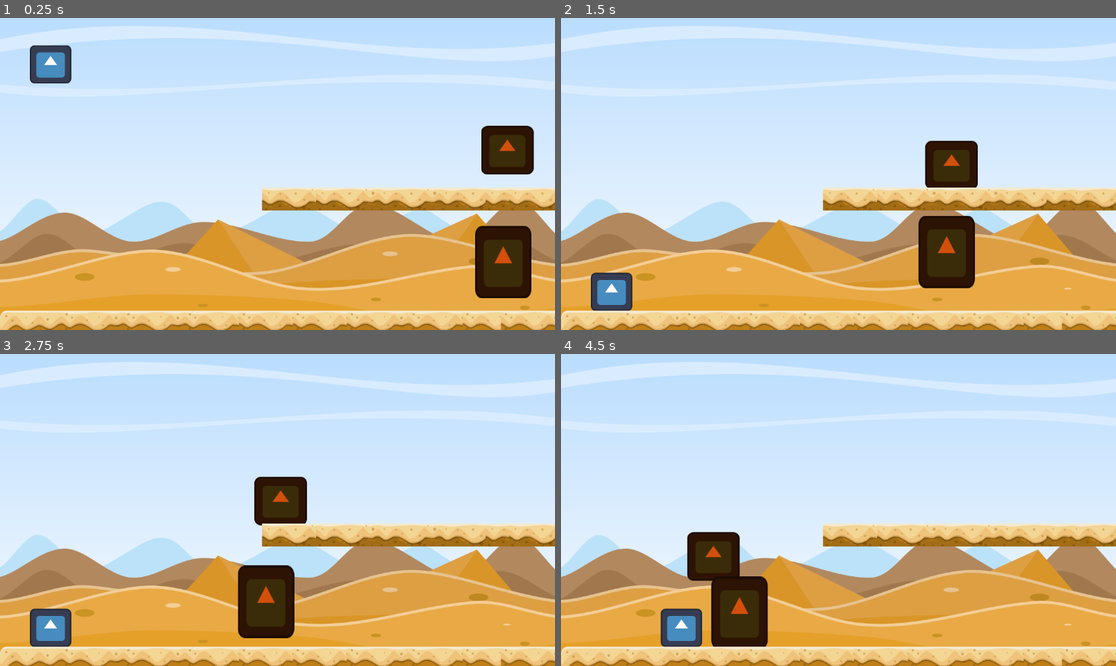
Above: before the commit, frames 1-4 (two rows, left to right).
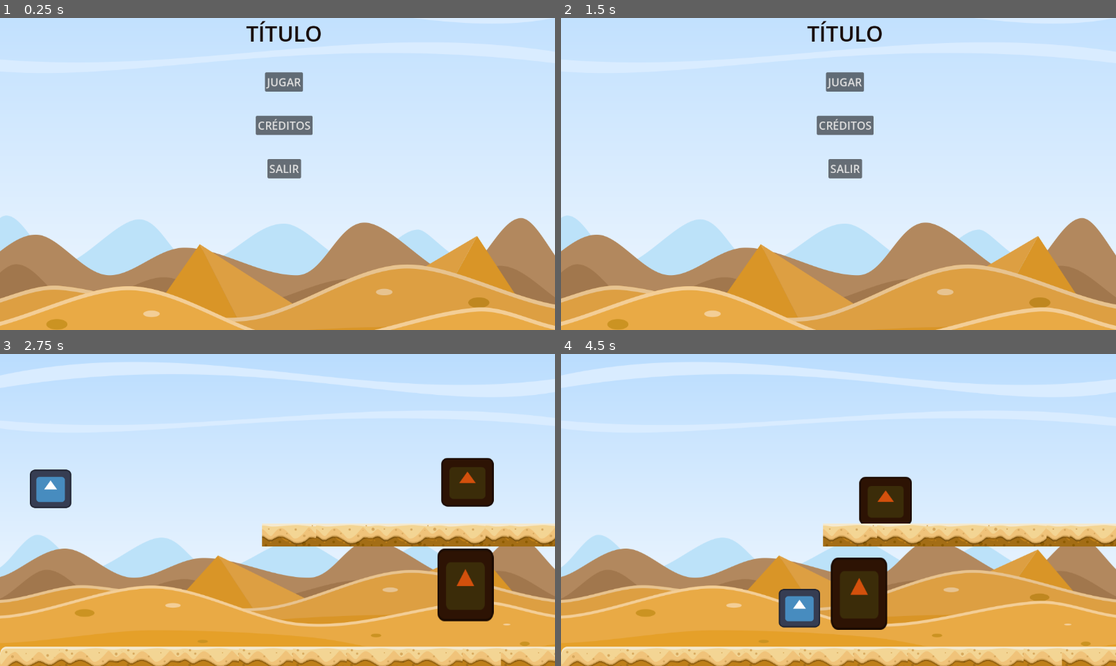
Above: after the commit, the same moments.

Repository: J0aQu10N/tp2-godot-daianaCocciolo-joaquinVallejos
Game: Godot game, scene res://world/menu_principal.tscn
Same seed, same stepped clock (60 frames per second), same inputs: the game is played once before the commit and once after it. Before the commit the project starts from res://world/nivel1.tscn. The engine's default icon, where the game draws it, is replaced by a stand-in: a white triangle on a blue panel in a dark square.
Inputs (mouse positions are in pixels of both pictures, inside the frame that each line leads up to):
- Up to frame 1 (0.25 s): no input
- Up to frame 2 (1.5 s): click (844, 124) at 0.5 s, where only the run after the commit has a clickable "CRÉDITOS"; click (844, 186) at 1.25 s, where only the run after the commit has a clickable "VOLVER"
- Up to frame 3 (2.75 s): click (283, 419) at 2 s, where only the run after the commit has a clickable "JUGAR"
- Up to frame 4 (4.5 s): tap Enter (ui_accept) at 2.75, 3.02, 3.77 s; hold Right (ui_right) 2.78-4.28 s; hold Left (ui_left) from 4.28 s (still down)

The runs differ from the first frame. In frame 1, 38% of the frame differs, in the area x 0-100%, y 0-100%; in frame 2, 37%; in frame 3, 9.5%; in frame 4, 9.4%.

Commit message:
Menu principal
Menu principal y creditos

Diff:
--- /dev/null
+++ b/Menú Principal/créditos.gd
@@ -0,0 +1,16 @@
+extends Control
+
+
+# Called when the node enters the scene tree for the first time.
+func _ready() -> void:
+	pass # Replace with function body.
+
+
+# Called every frame. 'delta' is the elapsed time since the previous frame.
+func _process(delta: float) -> void:
+	pass
+
+
+func _on_atrás_pressed() -> void:
+	get_tree().change_scene_to_file("res://world/menu_principal.tscn")
+	pass # Replace with function body.
--- /dev/null
+++ b/Menú Principal/menu_principal.gd
@@ -0,0 +1,26 @@
+extends Control
+
+
+# Called when the node enters the scene tree for the first time.
+func _ready() -> void:
+	pass # Replace with function body.
+
+
+# Called every frame. 'delta' is the elapsed time since the previous frame.
+func _process(delta: float) -> void:
+	pass
+
+
+func _on_jugar_pressed() -> void:
+	get_tree().change_scene_to_file("res://world/nivel1.tscn")
+	pass # Replace with function body.
+
+
+func _on_salir_pressed() -> void:
+	get_tree().quit()
+	pass # Replace with function body.
+
+
+func _on_créditos_pressed() -> void:
+	get_tree().change_scene_to_file("res://world/créditos.tscn")
+	pass # Replace with function body.
--- a/project.godot
+++ b/project.godot
@@ -11,7 +11,7 @@
 [application]
 
 config/name="Equipo2_Vallejos_Cocciolo_Ciares"
-run/main_scene="uid://bxq0w37labj7v"
+run/main_scene="uid://b56cmhwbh6o3w"
 config/features=PackedStringArray("4.6", "Forward Plus")
 config/icon="res://icon.svg"
 
--- /dev/null
+++ b/world/créditos.tscn
@@ -0,0 +1,48 @@
+[gd_scene format=3 uid="uid://k0ba4h4sd0eu"]
+
+[ext_resource type="Texture2D" uid="uid://cbcucqcjacpge" path="res://entorno/BG.png" id="1_fruri"]
+[ext_resource type="Script" uid="uid://4geipgb3p1q2" path="res://Menú Principal/créditos.gd" id="1_pkycg"]
+
+[node name="Créditos" type="Control" unique_id=894518319]
+layout_mode = 3
+anchors_preset = 0
+offset_right = 1220.0
+offset_bottom = 831.0
+script = ExtResource("1_pkycg")
+
+[node name="TextureRect" type="TextureRect" parent="." unique_id=1633696724]
+layout_mode = 0
+offset_right = 40.0
+offset_bottom = 40.0
+scale = Vector2(0.92827606, 0.8326494)
+texture = ExtResource("1_fruri")
+
+[node name="VBoxContainer" type="VBoxContainer" parent="." unique_id=313941823]
+layout_mode = 0
+offset_right = 1168.0
+offset_bottom = 815.0
+theme_override_constants/separation = 70
+
+[node name="Label" type="Label" parent="VBoxContainer" unique_id=51238894]
+self_modulate = Color(0.024483718, 0.035666782, 4.512258e-09, 1)
+layout_mode = 2
+theme_override_font_sizes/font_size = 45
+text = "CRÉDITOS"
+horizontal_alignment = 1
+
+[node name="Label2" type="Label" parent="VBoxContainer" unique_id=1437343216]
+modulate = Color(0.035382573, 0.044820555, 3.008172e-09, 1)
+layout_mode = 2
+theme_override_font_sizes/font_size = 28
+text = "CIARES JOSE MANUEL
+COCCIOLO DAIANA GISELLE
+VALLEJOS JOAQUIN"
+horizontal_alignment = 1
+
+[node name="Atrás" type="Button" parent="VBoxContainer" unique_id=1179713831]
+layout_mode = 2
+size_flags_horizontal = 4
+theme_override_font_sizes/font_size = 28
+text = "VOLVER"
+
+[connection signal="pressed" from="VBoxContainer/Atrás" to="." method="_on_atrás_pressed"]
--- /dev/null
+++ b/world/menu_principal.tscn
@@ -0,0 +1,54 @@
+[gd_scene format=3 uid="uid://b56cmhwbh6o3w"]
+
+[ext_resource type="Texture2D" uid="uid://cbcucqcjacpge" path="res://entorno/BG.png" id="1_6506i"]
+[ext_resource type="Script" uid="uid://cddho24ngavoh" path="res://Menú Principal/menu_principal.gd" id="1_g4s5x"]
+
+[node name="Menu Principal" type="Control" unique_id=1750188304]
+layout_mode = 3
+anchors_preset = 0
+offset_right = 1164.0
+offset_bottom = 671.0
+script = ExtResource("1_g4s5x")
+
+[node name="TextureRect" type="TextureRect" parent="." unique_id=1388197117]
+layout_mode = 0
+offset_left = -84.0
+offset_top = -148.0
+offset_right = 1196.0
+offset_bottom = 812.0
+texture = ExtResource("1_6506i")
+
+[node name="VBoxContainer" type="VBoxContainer" parent="." unique_id=1383545641]
+layout_mode = 0
+offset_right = 1180.0
+offset_bottom = 658.0
+theme_override_constants/separation = 50
+
+[node name="Titulo" type="Label" parent="VBoxContainer" unique_id=1530809538]
+modulate = Color(0.08901606, 0.042654768, 0.033615857, 1)
+layout_mode = 2
+theme_override_font_sizes/font_size = 45
+text = "TÍTULO"
+horizontal_alignment = 1
+
+[node name="Jugar" type="Button" parent="VBoxContainer" unique_id=860726606]
+layout_mode = 2
+size_flags_horizontal = 4
+theme_override_font_sizes/font_size = 23
+text = "JUGAR"
+
+[node name="Créditos" type="Button" parent="VBoxContainer" unique_id=731890649]
+layout_mode = 2
+size_flags_horizontal = 4
+theme_override_font_sizes/font_size = 23
+text = "CRÉDITOS"
+
+[node name="Salir" type="Button" parent="VBoxContainer" unique_id=2101920319]
+layout_mode = 2
+size_flags_horizontal = 4
+theme_override_font_sizes/font_size = 23
+text = "SALIR"
+
+[connection signal="pressed" from="VBoxContainer/Jugar" to="." method="_on_jugar_pressed"]
+[connection signal="pressed" from="VBoxContainer/Créditos" to="." method="_on_créditos_pressed"]
+[connection signal="pressed" from="VBoxContainer/Salir" to="." method="_on_salir_pressed"]
Not shown, added: Menú Principal/créditos.gd.uid
Not shown, added: Menú Principal/menu_principal.gd.uid
